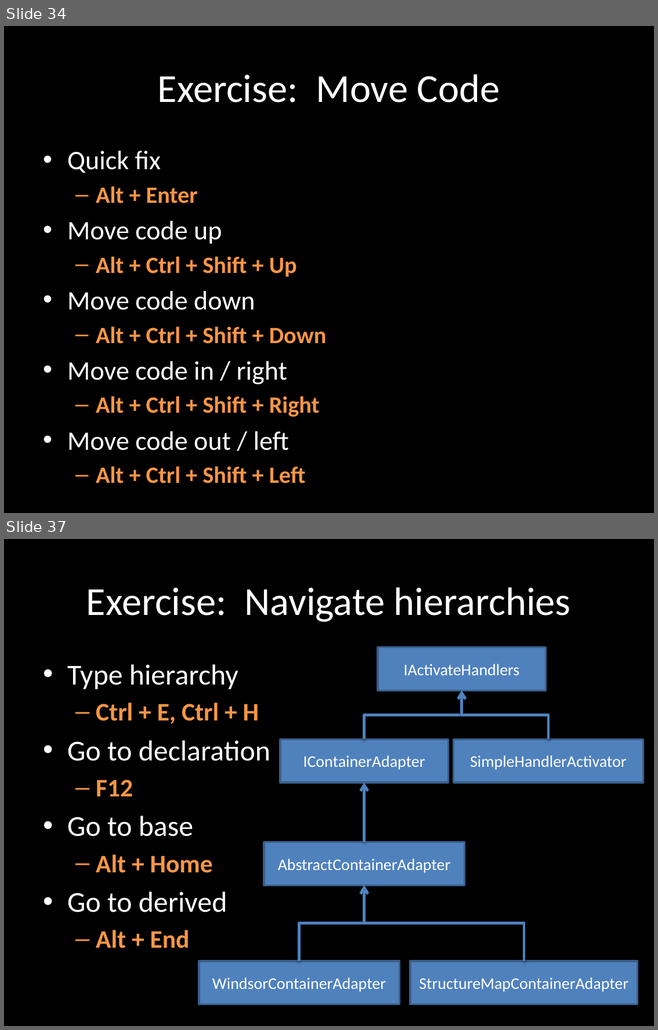
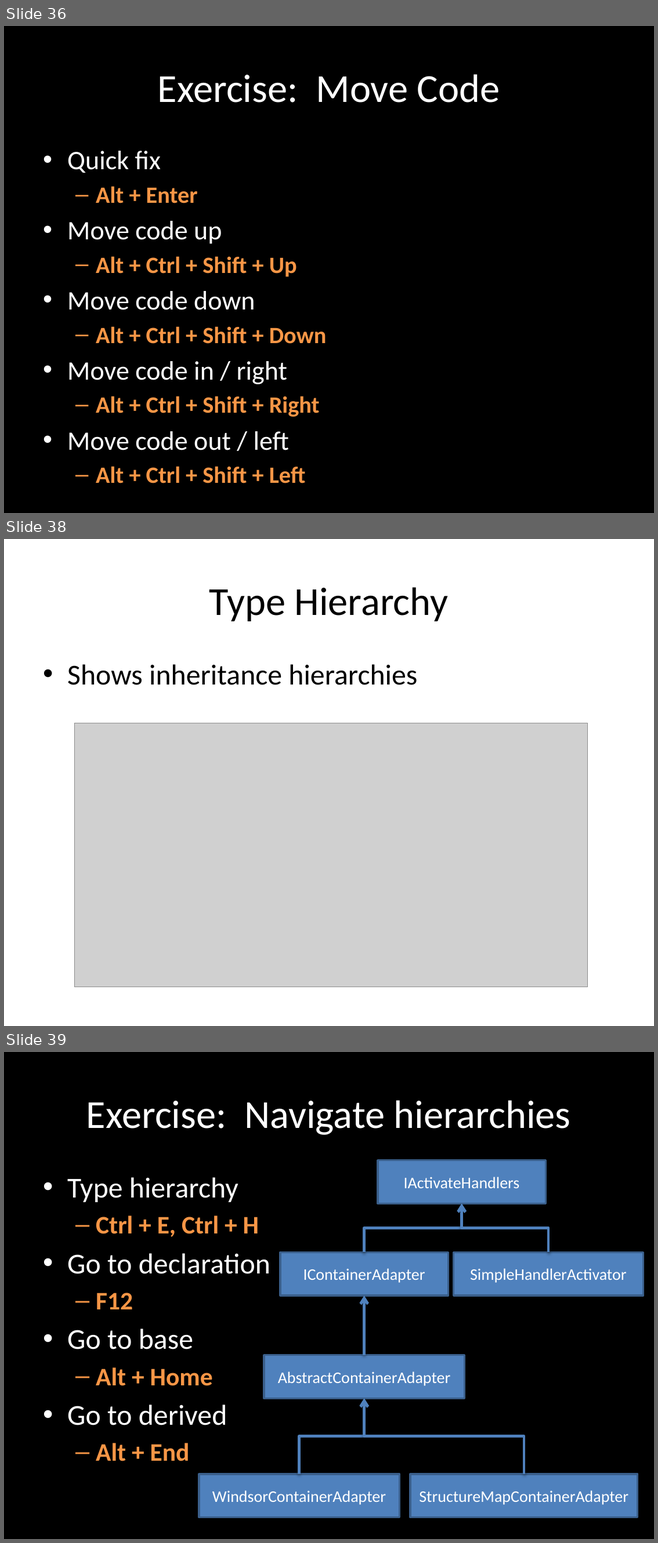
Before and after one commit to rasmuskl/ReSharperCourse, a slide deck: Presentations/2 - Exercises - ReSharper Course.pptx. Shown one above the other, each under a label of ours: slides 34 and 37 before the commit, slides 36, 38 and 39 after it; the slides between them are not shown. The pictures are 658x1030 and 658x1543 pixels, drawn with LibreOffice and Linux fonts; fonts in the diff are those of the drawing; grey boxes stand for pictures. Boxes give left, top, right and bottom in pixels: in the first picture for what was removed or moved away, otherwise in the second. Text is boxed around its words. In the diff, an @@ line names an element or a change of style, - is before the commit and + after.

```diff
--- a/Presentations/2 - Exercises - ReSharper Course.pptx
+++ b/Presentations/2 - Exercises - ReSharper Course.pptx
@@ slide 38 added at <box>4,539,654,1026</box>, background #FFFFFF @@
@@ title added at <box>209,587,448,621</box>, 44 pt, text #000000 @@
+Type Hierarchy
@@ text added at <box>67,664,417,685</box>, 32 pt, text #000000 @@
+• Shows inheritance hierarchies
@@ picture added at <box>74,723,587,987</box> @@
@@ what was slide 34 is now slide 36 @@
@@ what was slide 37 is now slide 39 @@
```
Also in this commit, not shown: 3 slides changed, 2 other slides added, 1 slide removed, 13 other files.
